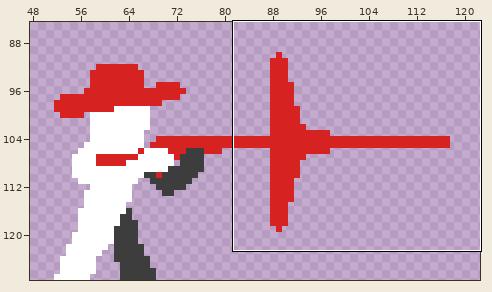
File history of a pixel-art file, src/Unity/Fighters/Assets/Art/Sprites/Animations/bulletTrain_super.aseprite. The picture above shows the old version from afar; the outline marks the close-up.
Close-up. Before the commit:
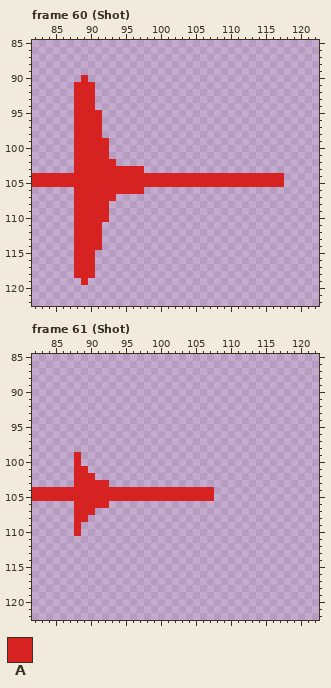
128x128 pixels, 75 frames. Shown: frame 60 (Shot): x 82..122, y 85..122; frame 61 (Shot): x 82..122, y 85..122. The wide view leaves out empty margins.
Visible layers, top first: "arm", "muzzleflash", "rifle", "hat", "Layer 1".
Palette (. is transparent): A #d72222
Pixels before, frame 60 (Shot), first column x 82:
 90 .......A............................
 91 ......AAA...........................
 92 ......AAA...........................
 93 ......AAA...........................
 94 ......AAA...........................
 95 ......AAAA..........................
 96 ......AAAA..........................
 97 ......AAAA..........................
 98 ......AAAA..........................
 99 ......AAAAA.........................
100 ......AAAAA.........................
101 ......AAAAA.........................
102 ......AAAAAA........................
103 ......AAAAAAAAAA....................
104 AAAAAAAAAAAAAAAAAAAAAAAAAAAAAAAAAAAA
105 AAAAAAAAAAAAAAAAAAAAAAAAAAAAAAAAAAAA
106 ......AAAAAAAAAA....................
107 ......AAAAAA........................
108 ......AAAAA.........................
109 ......AAAAA.........................
110 ......AAAAA.........................
111 ......AAAA..........................
112 ......AAAA..........................
113 ......AAAA..........................
114 ......AAAA..........................
115 ......AAA...........................
116 ......AAA...........................
117 ......AAA...........................
118 ......AAA...........................
119 .......A............................
Pixels before, frame 61 (Shot), first column x 82:
 99 ......A...................
100 ......A...................
101 ......AA..................
102 ......AAA.................
103 ......AAAAA...............
104 AAAAAAAAAAAAAAAAAAAAAAAAAA
105 AAAAAAAAAAAAAAAAAAAAAAAAAA
106 ......AAAAA...............
107 ......AAA.................
108 ......AA..................
109 ......A...................
110 ......A...................
Now the later version:
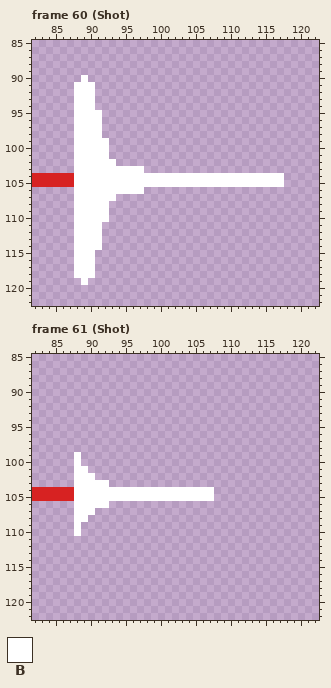
Colours new in this view: B #ffffff
The author wrote: mrs hive super
Changes in this commit:
Changed rows in their new state; - is an unchanged pixel.
Frame 60 (Shot), layer "muzzleflash":
first column x 88:
 90 -B----------------------------
 91 BBB---------------------------
 92 BBB---------------------------
 93 BBB---------------------------
 94 BBB---------------------------
 95 BBBB--------------------------
 96 BBBB--------------------------
 97 BBBB--------------------------
 98 BBBB--------------------------
 99 BBBBB-------------------------
100 BBBBB-------------------------
101 BBBBB-------------------------
102 BBBBBB------------------------
103 BBBBBBBBBB--------------------
104 BBBBBBBBBBBBBBBBBBBBBBBBBBBBBB
105 BBBBBBBBBBBBBBBBBBBBBBBBBBBBBB
106 BBBBBBBBBB--------------------
107 BBBBBB------------------------
108 BBBBB-------------------------
109 BBBBB-------------------------
110 BBBBB-------------------------
111 BBBB--------------------------
112 BBBB--------------------------
113 BBBB--------------------------
114 BBBB--------------------------
115 BBB---------------------------
116 BBB---------------------------
117 BBB---------------------------
118 BBB---------------------------
119 -B----------------------------
Frame 61 (Shot), layer "muzzleflash":
first column x 88:
 99 B-------------------
100 B-------------------
101 BB------------------
102 BBB-----------------
103 BBBBB---------------
104 BBBBBBBBBBBBBBBBBBBB
105 BBBBBBBBBBBBBBBBBBBB
106 BBBBB---------------
107 BBB-----------------
108 BB------------------
109 B-------------------
110 B-------------------
